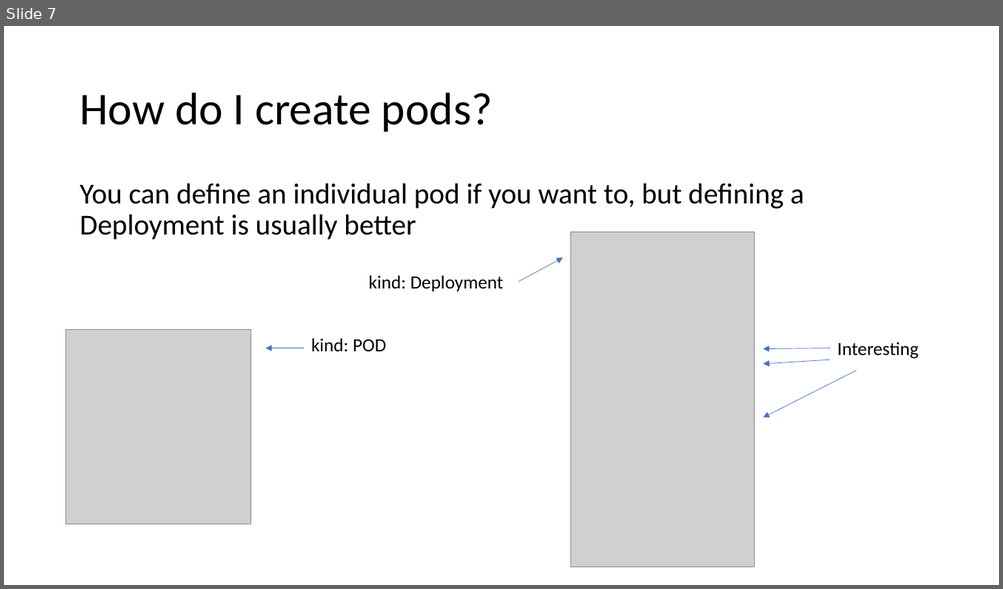
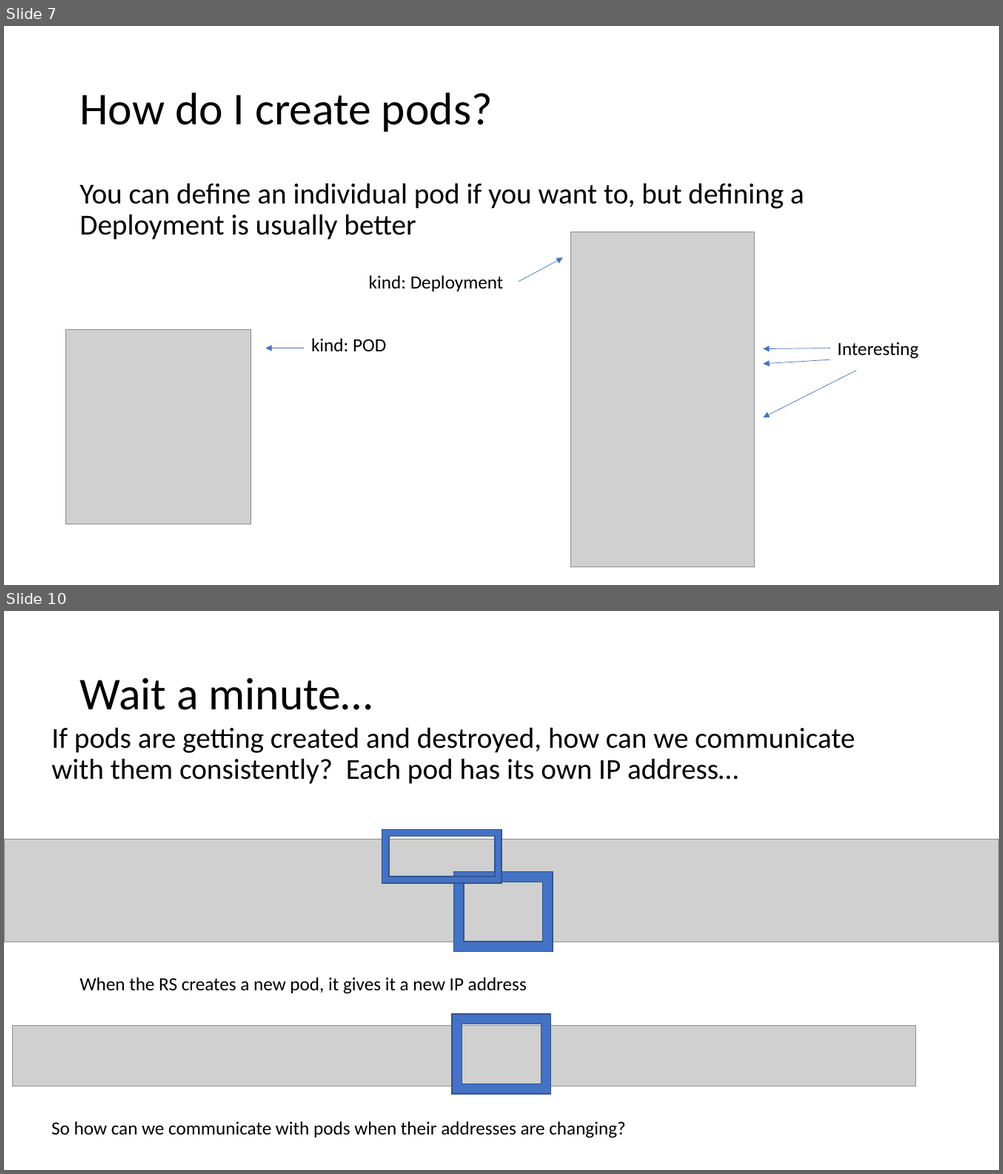
Before and after one commit to Berrydoo/kubernetes-demystified, a slide deck: Kubernetes-v2.pptx. Shown one above the other, each under a label of ours: slide 7 before the commit, slides 7 and 10 after it; the slides between them are not shown. The pictures are 1003x589 and 1003x1174 pixels, drawn with LibreOffice and Linux fonts; fonts in the diff are those of the drawing; grey boxes stand for pictures. Boxes give left, top, right and bottom in pixels: in the first picture for what was removed or moved away, otherwise in the second. Text is boxed around its words. In the diff, an @@ line names an element or a change of style, - is before the commit and + after.

```diff
--- a/Kubernetes-v2.pptx
+++ b/Kubernetes-v2.pptx
@@ slide 10 added at bbox=[4, 611, 999, 1170], background #FFFFFF @@
@@ title added at bbox=[79, 678, 373, 710], 44 pt, text #000000 @@
+Wait a minute…
@@ text added at bbox=[51, 727, 854, 784], 28 pt, text #000000 @@
+If pods are getting created and destroyed, how can we communicate with them consistently? Each pod has its own IP address…
@@ frame added at bbox=[382, 829, 502, 883], fill #4472C4, outline #325491 1 pt @@
@@ picture added at bbox=[4, 840, 999, 943] @@
@@ frame added at bbox=[454, 872, 552, 952], fill #4472C4, outline #325491 1 pt @@
@@ text added at bbox=[79, 977, 526, 994], 18 pt, text #000000 @@
+When the RS creates a new pod, it gives it a new IP address
@@ picture added at bbox=[12, 1026, 916, 1087] @@
@@ frame added at bbox=[452, 1014, 550, 1094], fill #4472C4, outline #325491 1 pt @@
@@ text added at bbox=[51, 1122, 625, 1139], 18 pt, text #000000 @@
+So how can we communicate with pods when their addresses are changing?
```
Also in this commit, not shown: 1 slide changed, 2 other slides added, 2 other files.
